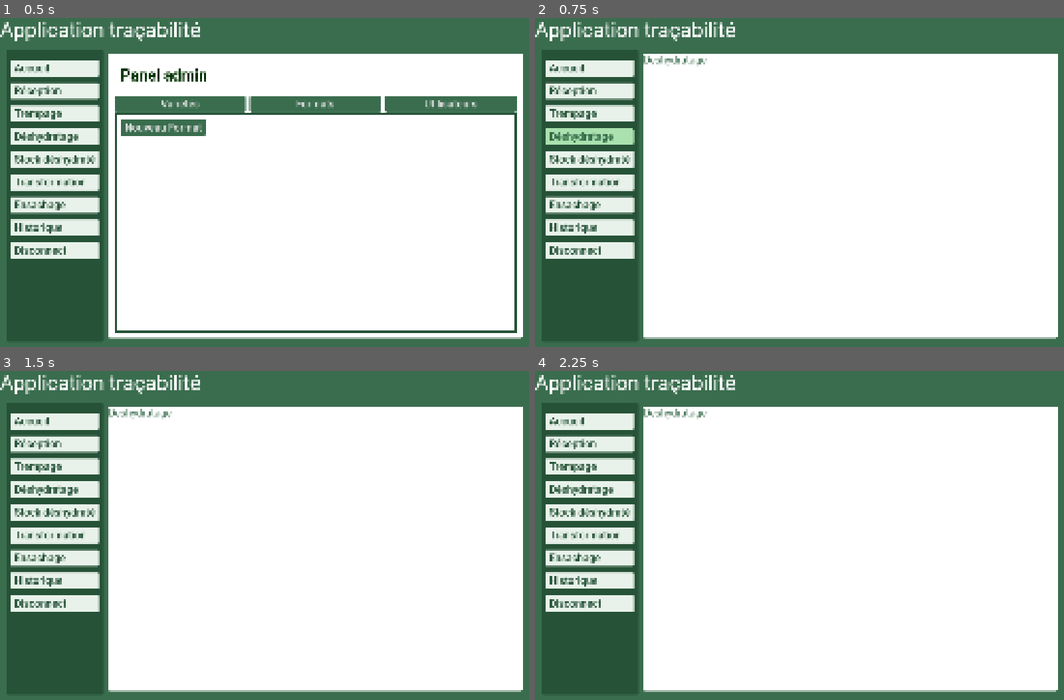
Above: before the commit, frames 1-4 (two rows, left to right).
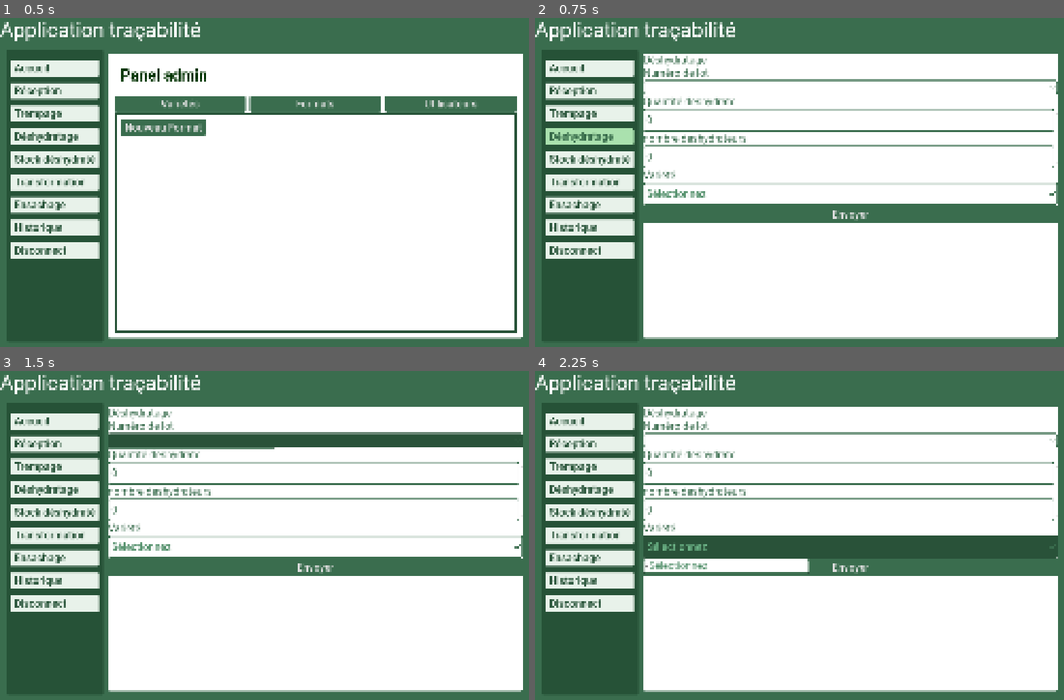
Above: after the commit, the same moments.

Repository: Animo105/tout-cru-dans-le-bec
Game: Godot game, scene res://main_app/main.tscn
The game is run twice, just before and just after one commit, with the same random seed, the same clock (stepped at 60 frames per second) and the same inputs. This scene is started directly instead of the project's main scene.
Inputs (mouse positions are in pixels of both pictures, inside the frame that each line leads up to):
- Up to frame 1 (0.5 s): no input
- Up to frame 2 (0.75 s): click "Déshydratage" at 0.5 s
- Up to frame 3 (1.5 s): click (317, 440) at 1.27 s
- Up to frame 4 (2.25 s): click (852, 545) at 2 s, where only the run after the commit has a clickable "Sélectionnez"

Frame 1 is identical in both runs. In frame 2, 8.3% of the frame differs, in the area x 20-99%, y 11-63%; in frame 3, 11%; in frame 4, 11%.

Commit message:
fallait je push a un moment donner
faque c'est les genre 3 pages qui fonctionnes

Diff:
--- a/globals/dto/stock.gd
+++ b/globals/dto/stock.gd
@@ -13,6 +13,11 @@
 var batch_number : String = ""
 var quantity_kg : float = 0.0
 var stock_type : StockType = StockType.Cru
+
+func variety_id_setter(value : int):
+	if not variety:
+		variety = Variety.new()
+	variety.id = value
 
 static func from_response(d : Dictionary) -> Stock:
 	var s = Stock.new()
@@ -31,3 +36,7 @@
 	d["quantityKg"] = quantity_kg
 	d["stockType"] = stock_type
 	return d
+
+func to_byte_array() -> PackedByteArray:
+	var d = to_request()
+	return JSON.stringify(d).to_utf8_buffer()
--- a/scenes/Deshydratage.tscn
+++ b/scenes/Deshydratage.tscn
@@ -1,4 +1,6 @@
 [gd_scene format=3 uid="uid://daq6bwyqxr7wr"]
+
+[ext_resource type="Script" uid="uid://cqer1355u4umt" path="res://scenes/deshydratage.gd" id="1_lfk6l"]
 
 [node name="Deshydratage" type="PanelContainer" unique_id=1185823632]
 anchors_preset = 15
@@ -6,9 +8,59 @@
 anchor_bottom = 1.0
 grow_horizontal = 2
 grow_vertical = 2
+script = ExtResource("1_lfk6l")
 
-[node name="Label" type="Label" parent="." unique_id=1303277102]
+[node name="VBoxContainer" type="VBoxContainer" parent="." unique_id=1682690543]
+layout_mode = 2
+
+[node name="NomScene" type="Label" parent="VBoxContainer" unique_id=802769551]
 layout_mode = 2
 size_flags_horizontal = 0
 size_flags_vertical = 0
-text = "Deshydratage"
+text = "Déshydratage"
+
+[node name="NumLotLabel" type="Label" parent="VBoxContainer" unique_id=1624480686]
+layout_mode = 2
+size_flags_horizontal = 0
+size_flags_vertical = 0
+text = "Numéro de lot"
+
+[node name="NumLot" type="OptionButton" parent="VBoxContainer" unique_id=396838546]
+unique_name_in_owner = true
+layout_mode = 2
+
+[node name="QuantiteDeshydrateLabel" type="Label" parent="VBoxContainer" unique_id=2040678162]
+layout_mode = 2
+size_flags_horizontal = 0
+size_flags_vertical = 0
+text = "Quantité deshydrate"
+
+[node name="QuantiteDeshydrate" type="SpinBox" parent="VBoxContainer" unique_id=1914321314]
+unique_name_in_owner = true
+layout_mode = 2
+
+[node name="NombreDeshydrateursLabel" type="Label" parent="VBoxContainer" unique_id=779528200]
+layout_mode = 2
+size_flags_horizontal = 0
+size_flags_vertical = 0
+text = "nombre deshydrateurs"
+
+[node name="NombreDeshydrateurs" type="SpinBox" parent="VBoxContainer" unique_id=933131361]
+unique_name_in_owner = true
+layout_mode = 2
+
+[node name="VarieteLabel" type="Label" parent="VBoxContainer" unique_id=2009841742]
+layout_mode = 2
+size_flags_horizontal = 0
+size_flags_vertical = 0
+text = "Variété"
+
+[node name="Variete" type="OptionButton" parent="VBoxContainer" unique_id=275259667]
+unique_name_in_owner = true
+layout_mode = 2
+
+[node name="Envoyer" type="Button" parent="VBoxContainer" unique_id=785078132]
+layout_mode = 2
+text = "Envoyer"
+
+[connection signal="pressed" from="VBoxContainer/Envoyer" to="." method="_on_envoyer_pressed"]
--- a/scenes/Reception.tscn
+++ b/scenes/Reception.tscn
@@ -58,6 +58,13 @@
 [node name="TypePoid" type="OptionButton" parent="PanelContainer_PanelContainer#VBoxContainer/HBoxContainer" unique_id=808948628]
 unique_name_in_owner = true
 layout_mode = 2
+item_count = 3
+popup/item_0/text = "lbs"
+popup/item_0/id = 0
+popup/item_1/text = "Kg"
+popup/item_1/id = 1
+popup/item_2/text = "Bananes par Aigle carré"
+popup/item_2/id = 2
 
 [node name="QuantiteRecusLabel" type="Label" parent="PanelContainer_PanelContainer#VBoxContainer" unique_id=2028734945]
 layout_mode = 2
@@ -81,6 +88,11 @@
 unique_name_in_owner = true
 layout_mode = 2
 size_flags_vertical = 0
+item_count = 2
+popup/item_0/text = "Boite"
+popup/item_0/id = 0
+popup/item_1/text = "Sac"
+popup/item_1/id = 1
 
 [node name="BatchNumberLabel" type="Label" parent="PanelContainer_PanelContainer#VBoxContainer" unique_id=1989443905]
 layout_mode = 2
@@ -92,6 +104,8 @@
 unique_name_in_owner = true
 layout_mode = 2
 
-[node name="PanelContainer_PanelContainer_VBoxContainer#Envoyer" type="Button" parent="PanelContainer_PanelContainer#VBoxContainer" unique_id=509646637]
+[node name="Envoyer" type="Button" parent="PanelContainer_PanelContainer#VBoxContainer" unique_id=509646637]
 layout_mode = 2
 text = "Envoyer"
+
+[connection signal="pressed" from="PanelContainer_PanelContainer#VBoxContainer/Envoyer" to="." method="_on_envoyer_pressed"]
--- a/scenes/Trempage.tscn
+++ b/scenes/Trempage.tscn
@@ -1,4 +1,6 @@
 [gd_scene format=3 uid="uid://b8shh4tfv0o53"]
+
+[ext_resource type="Script" uid="uid://d4dpbsdjq0iat" path="res://scenes/scene_scripts/trempage.gd" id="1_wpwrp"]
 
 [node name="Trempage" type="PanelContainer" unique_id=625498146]
 anchors_preset = 15
@@ -6,9 +8,49 @@
 anchor_bottom = 1.0
 grow_horizontal = 2
 grow_vertical = 2
+script = ExtResource("1_wpwrp")
 
-[node name="Label" type="Label" parent="." unique_id=1175076274]
+[node name="VBoxContainer" type="VBoxContainer" parent="." unique_id=864785381]
+layout_mode = 2
+
+[node name="NomScene" type="Label" parent="VBoxContainer" unique_id=1175076274]
 layout_mode = 2
 size_flags_horizontal = 0
 size_flags_vertical = 0
 text = "Trempage"
+
+[node name="NumLotLabel" type="Label" parent="VBoxContainer" unique_id=752277006]
+layout_mode = 2
+size_flags_horizontal = 0
+size_flags_vertical = 0
+text = "Numéro de lot"
+
+[node name="NumLot" type="OptionButton" parent="VBoxContainer" unique_id=1729963239]
+unique_name_in_owner = true
+layout_mode = 2
+
+[node name="QuantiteTrempageLabel" type="Label" parent="VBoxContainer" unique_id=1988874949]
+layout_mode = 2
+size_flags_horizontal = 0
+size_flags_vertical = 0
+text = "Quantité trempé"
+
+[node name="QuantiteTrempage" type="SpinBox" parent="VBoxContainer" unique_id=1493635966]
+unique_name_in_owner = true
+layout_mode = 2
+
+[node name="VarieteLabel" type="Label" parent="VBoxContainer" unique_id=763760674]
+layout_mode = 2
+size_flags_horizontal = 0
+size_flags_vertical = 0
+text = "Variété"
+
+[node name="Variete" type="OptionButton" parent="VBoxContainer" unique_id=667904380]
+unique_name_in_owner = true
+layout_mode = 2
+
+[node name="Envoyer" type="Button" parent="VBoxContainer" unique_id=1510291163]
+layout_mode = 2
+text = "Envoyer"
+
+[connection signal="pressed" from="VBoxContainer/Envoyer" to="." method="_on_envoyer_pressed"]
--- /dev/null
+++ b/scenes/deshydratage.gd
@@ -0,0 +1,47 @@
+extends PanelContainer
+@onready var num_lot: OptionButton = %NumLot
+@onready var quantite_deshydrate: SpinBox = %QuantiteDeshydrate
+@onready var nombre_deshydrateurs: SpinBox = %NombreDeshydrateurs
+@onready var variete: OptionButton = %Variete
+@onready var envoyer: Button = $VBoxContainer/Envoyer
+
+
+# Called when the node enters the scene tree for the first time.
+func _ready() -> void:
+	variete.add_item("Sélectionnez")
+	for x : Variety in Globals.varieties:
+		variete.add_item(x.name)
+
+
+func _on_envoyer_pressed() -> void:
+	envoyer.disabled = true
+
+	if variete.selected == null:
+		ErrorService.display_error("Une ou plusieurs entrés sont invalides")
+		return
+	elif num_lot.selected == null:
+		ErrorService.display_error("Une ou plusieurs entrés sont invalides")
+		return
+	elif nombre_deshydrateurs == null:
+		ErrorService.display_error("Une ou plusieurs entrés sont invalides")
+		return
+	elif quantite_deshydrate.text == null:
+		ErrorService.display_error("Une ou plusieurs entrés sont invalides")
+		return
+
+	var trempage : Activity = Activity.new()
+
+	trempage.activity_type = Activity.ActivityType.Deshydratage
+	trempage.batch_number = num_lot.text
+	trempage.data = { "quantitykg" : quantite_deshydrate.value, "nombredeshydrateurs" : nombre_deshydrateurs.value }
+	trempage.variety_id = variete.selected
+
+	var result : HttpHelper.RequestResult = await HttpHelper.request("/api/deliveries", HTTPClient.METHOD_POST, trempage.to_byte_array())
+	if result.result != 0:
+		ErrorService.display_error("Serveur injoignable.")
+		envoyer.disabled = false
+		return
+	if result.response_code != 200:
+		ErrorService.display_error("Information entrée invalide. CODE : " + str(result.response_code))
+		envoyer.disabled = false
+		return
--- a/scenes/scene_scripts/reception.gd
+++ b/scenes/scene_scripts/reception.gd
@@ -2,28 +2,74 @@
 @onready var variete: OptionButton = %Variete
 @onready var num_fournisseur: LineEdit = %NumeroFournisseur
 @onready var quantite_recus: SpinBox = %QuantiteRecus
-@onready var kg_recus: SpinBox = $PanelContainer/PanelContainer/VBoxContainer/KgRecus
+@onready var poid_recus: SpinBox = %PoidRecus
 @onready var package_type: OptionButton = %PackageType
 @onready var batch_number: LineEdit = %BatchNumber
-
+@onready var envoyer: Button = $"PanelContainer_PanelContainer#VBoxContainer/Envoyer"
+@onready var type_poid: OptionButton = %TypePoid
 
 # Called when the node enters the scene tree for the first time.
 func _ready() -> void:
-	pass # Replace with function body.
-
-
-# Called every frame. 'delta' is the elapsed time since the previous frame.
-func _process(delta: float) -> void:
-	pass
-
+	variete.add_item("Sélectionnez")
+	for x : Variety in Globals.varieties:
+		variete.add_item(x.name)
 
 func _on_envoyer_pressed() -> void:
-	var delivery : Delivery
-	#delivery.variety = variete.selected
+	envoyer.disabled = true
+
+	if variete.selected == null:
+		ErrorService.display_error("Une ou plusieurs entrés sont invalides")
+		return
+	elif num_fournisseur.text == null:
+		ErrorService.display_error("Une ou plusieurs entrés sont invalides")
+		return
+	elif quantite_recus.value == null:
+		ErrorService.display_error("Une ou plusieurs entrés sont invalides")
+		return
+	elif poid_recus.value == null:
+		ErrorService.display_error("Une ou plusieurs entrés sont invalides")
+		return
+	elif package_type.selected == null:
+		ErrorService.display_error("Une ou plusieurs entrés sont invalides")
+		return
+	elif batch_number.text == null:
+		ErrorService.display_error("Une ou plusieurs entrés sont invalides")
+		return
+
+	if type_poid.selected == 0:
+		poid_recus.value /= 2.205
+
+	var delivery : Delivery = Delivery.new()
+	delivery.variety_id_setter(variete.selected)
 	delivery.supplier_name = num_fournisseur.text
 	delivery.quantity = quantite_recus.value
-	delivery.package_weight_kg = kg_recus.value
-	#delivery.package_type = package_type.selected
+	delivery.package_weight_kg = poid_recus.value
+	delivery.package_type = package_type.selected
 	delivery.batch_number = batch_number.text
 
-	#evoie la delivery dans la bd
+	var stock : Stock = Stock.new()
+	stock.quantity_kg = poid_recus.value
+	stock.variety_id_setter(variete.selected)
+	stock.batch_number = batch_number.text
+
+	var result : HttpHelper.RequestResult = await HttpHelper.request("/api/deliveries", HTTPClient.METHOD_POST, delivery.to_byte_array())
+	if result.result != 0:
+		ErrorService.display_error("Serveur injoignable.")
+		envoyer.disabled = false
+		return
+	if result.response_code != 200:
+		ErrorService.display_error("Information entrée invalide. CODE : " + str(result.response_code))
+		envoyer.disabled = false
+		return
+
+	result = await HttpHelper.request("/api/stocks", HTTPClient.METHOD_POST, stock.to_byte_array())
+	if result.result != 0:
+		ErrorService.display_error("Serveur injoignable.")
+		envoyer.disabled = false
+		return
+	if result.response_code != 200:
+		ErrorService.display_error("Problème lors de la création du stock. CODE : " + str(result.response_code))
+		envoyer.disabled = false
+		return
+
+	envoyer.disabled = false
--- /dev/null
+++ b/scenes/scene_scripts/trempage.gd
@@ -0,0 +1,43 @@
+extends PanelContainer
+@onready var num_lot: OptionButton = %NumLot
+@onready var quantite_trempage: SpinBox = %QuantiteTrempage
+@onready var variete: OptionButton = %Variete
+@onready var envoyer: Button = $VBoxContainer/Envoyer
+
+
+# Called when the node enters the scene tree for the first time.
+func _ready() -> void:
+	variete.add_item("Sélectionnez")
+	for x : Variety in Globals.varieties:
+		variete.add_item(x.name)
+
+
+func _on_envoyer_pressed() -> void:
+	envoyer.disabled = true
+
+	if variete.selected == null:
+		ErrorService.display_error("Une ou plusieurs entrés sont invalides")
+		return
+	elif num_lot.selected == null:
+		ErrorService.display_error("Une ou plusieurs entrés sont invalides")
+		return
+	elif quantite_trempage.text == null:
+		ErrorService.display_error("Une ou plusieurs entrés sont invalides")
+		return
+
+	var trempage : Activity = Activity.new()
+
+	trempage.activity_type = Activity.ActivityType.Trempage
+	trempage.batch_number = num_lot.text
+	trempage.data = { "quantitykg" : quantite_trempage.value }
+	trempage.variety_id = variete.selected
+
+	var result : HttpHelper.RequestResult = await HttpHelper.request("/api/deliveries", HTTPClient.METHOD_POST, trempage.to_byte_array())
+	if result.result != 0:
+		ErrorService.display_error("Serveur injoignable.")
+		envoyer.disabled = false
+		return
+	if result.response_code != 200:
+		ErrorService.display_error("Information entrée invalide. CODE : " + str(result.response_code))
+		envoyer.disabled = false
+		return
Not shown, added: scenes/deshydratage.gd.uid
Not shown, added: scenes/scene_scripts/trempage.gd.uid
